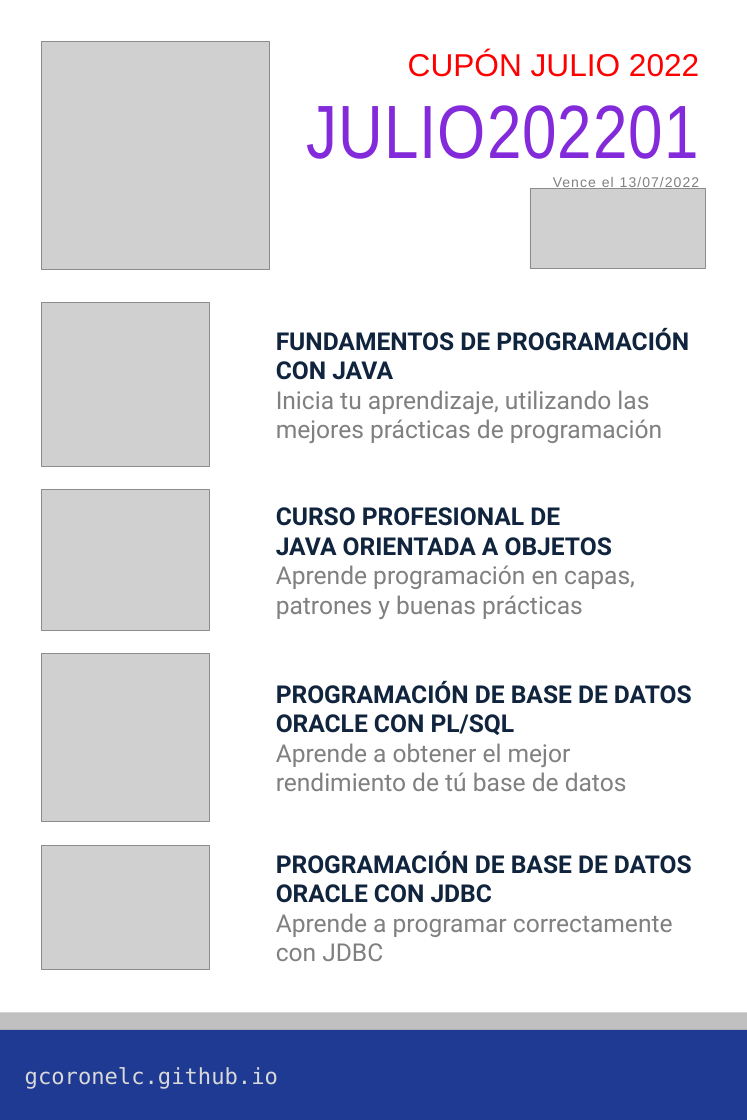
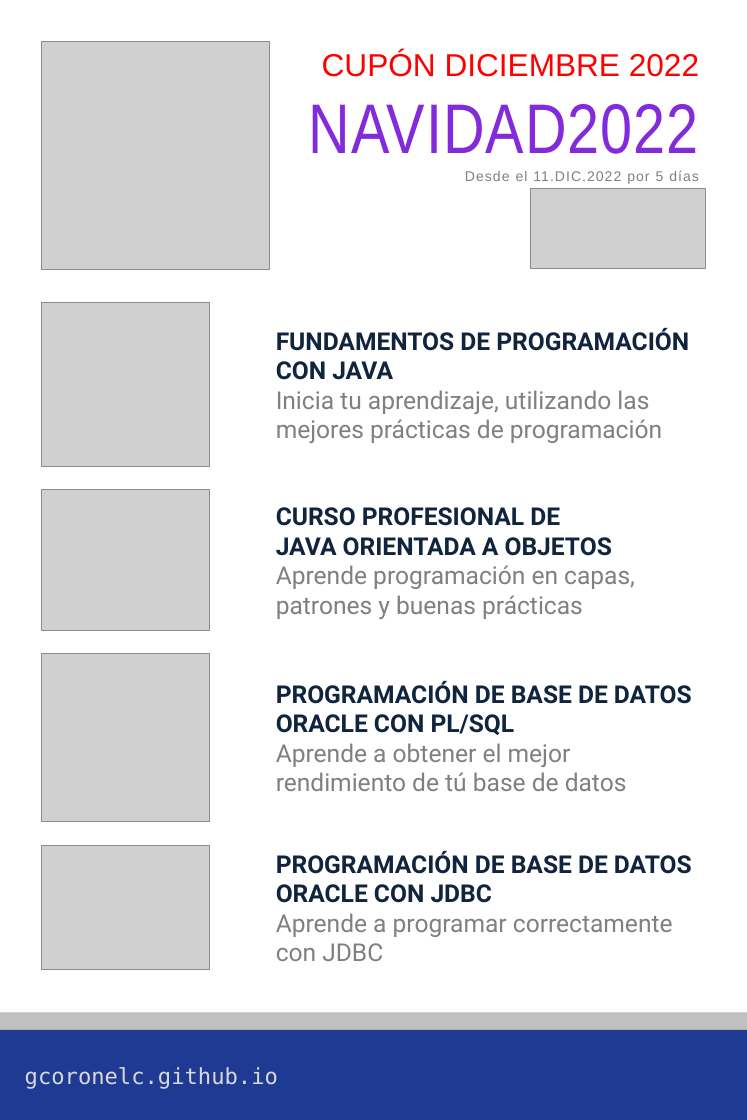
Before and after one commit to gcoronelc/gcoronelc.github.io, a slide deck: slide 1 of img/Publicidad2.pptx. Drawn at 747x1120 pixels with LibreOffice and Linux fonts; fonts in the diff are those of the drawing; grey boxes stand for pictures; background and template pictures are left out. Boxes give left, top, right and bottom in pixels: in the first picture for what was removed or moved away, otherwise in the second. Text is boxed around its words. In the diff, an @@ line names an element or a change of style, - is before the commit and + after.

Commit message:
NAVIDAD2022

```diff
--- a/img/Publicidad2.pptx
+++ b/img/Publicidad2.pptx
@@ text at (x1=309, y1=51, x2=699, y2=184): text changed @@
-CUPÓN JULIO 2022
-JULIO202201
-Vence el 13/07/2022
+CUPÓN DICIEMBRE 2022
+NAVIDAD2022
+Desde el 11.DIC.2022 por 5 días
```
Also in this commit, not shown: 2 other files.
